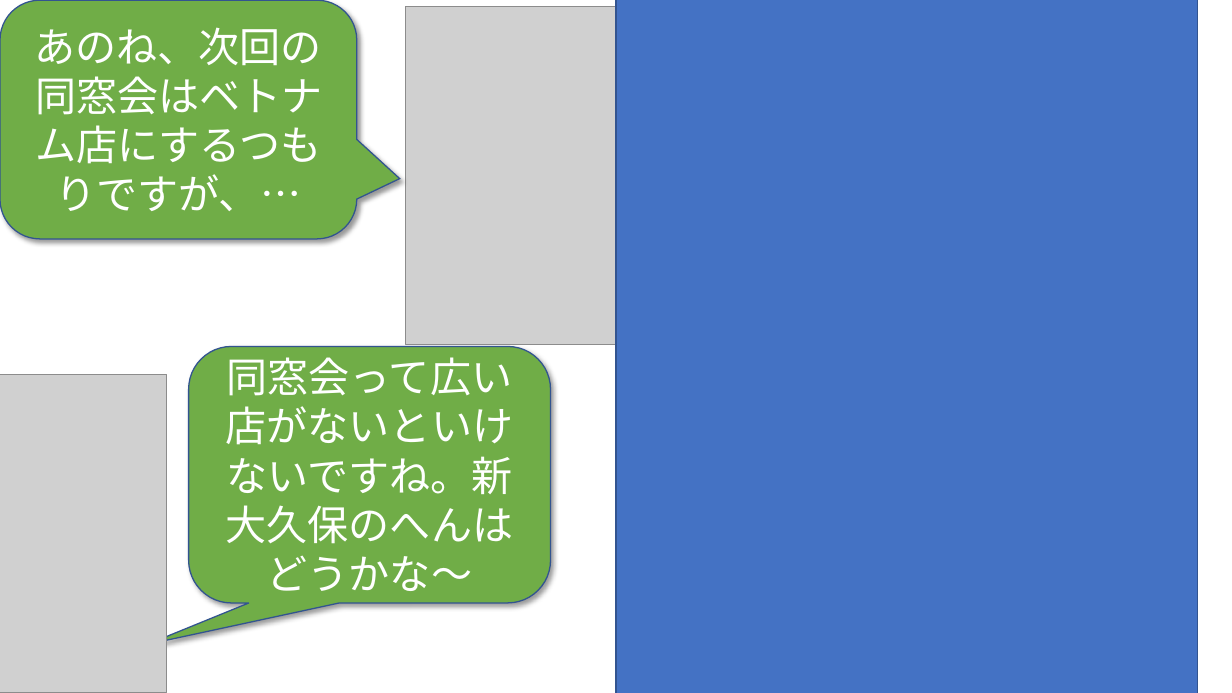
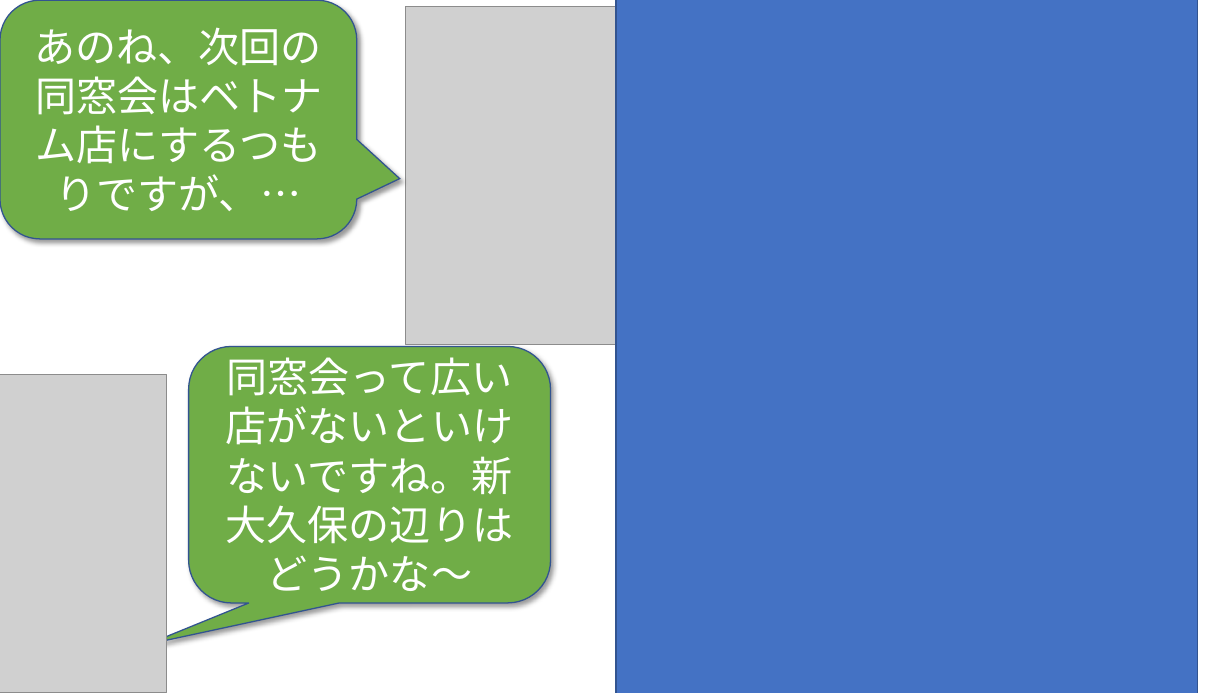
Before and after one commit to phuchung97/phuchung97.github.io, a slide deck: slide 8 of design/story.pptx. Drawn at 1232x693 pixels with LibreOffice and Linux fonts; fonts in the diff are those of the drawing; grey boxes stand for pictures; background and template pictures are left out. Boxes give left, top, right and bottom in pixels: in the first picture for what was removed or moved away, otherwise in the second. Text is boxed around its words. In the diff, an @@ line names an element or a change of style, - is before the commit and + after.

```diff
--- a/design/story.pptx
+++ b/design/story.pptx
@@ text in rounded speech box at (226,357,514,591): text changed @@
-同窓会って広い店がないといけないですね。新大久保のへんはどうかな～
+同窓会って広い店がないといけないですね。新大久保の辺りはどうかな～
```
Also in this commit, not shown: 7 other slides changed, 14 other files.
